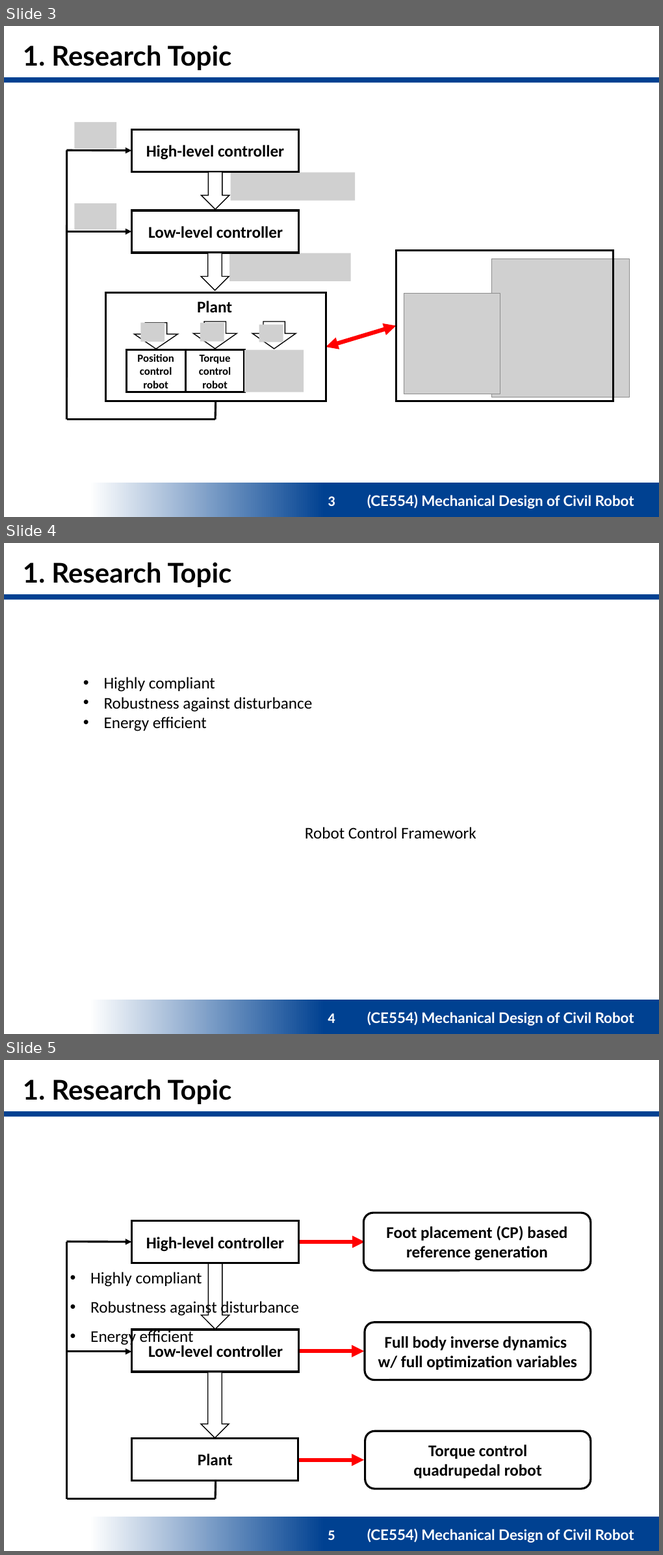
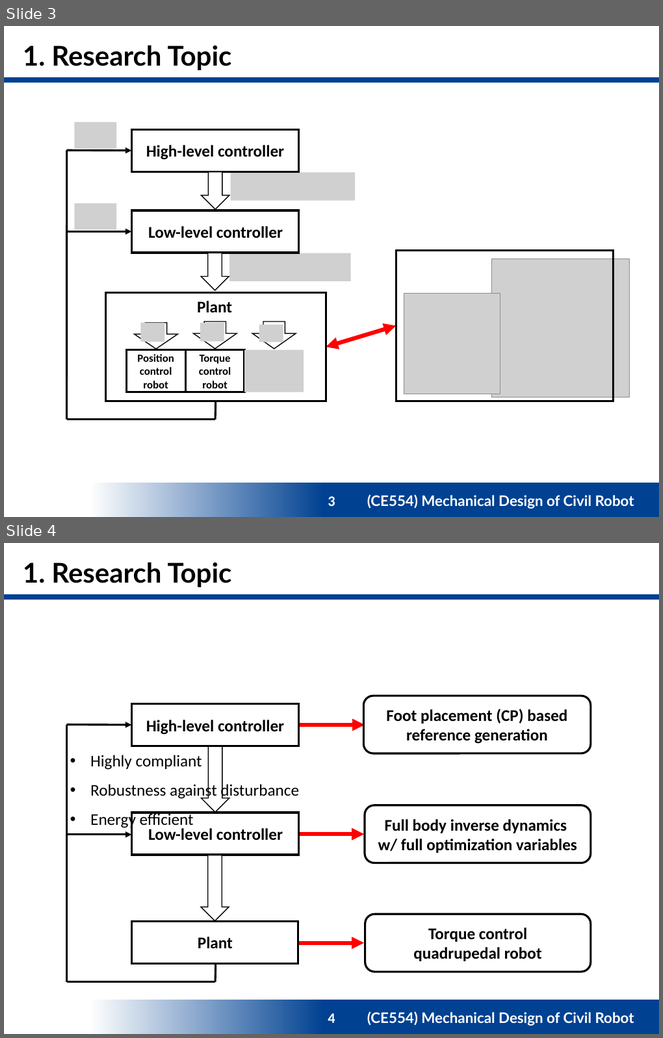
Before and after one commit to stevecomser/Hubo_CE554, a slide deck: Presentation/CE554_Research_Plan_홍승우_최종훈.pptx. Shown one above the other, each under a label of ours: slides 3, 4 and 5 before the commit, slides 3 and 4 after it. The pictures are 663x1555 and 663x1038 pixels, drawn with LibreOffice and Linux fonts; fonts in the diff are those of the drawing; grey boxes stand for pictures; background and template pictures are left out. Boxes give left, top, right and bottom in pixels: in the first picture for what was removed or moved away, otherwise in the second. Text is boxed around its words. In the diff, an @@ line names an element or a change of style, - is before the commit and + after.

```diff
--- a/Presentation/CE554_Research_Plan_홍승우_최종훈.pptx
+++ b/Presentation/CE554_Research_Plan_홍승우_최종훈.pptx
@@ slide 4 removed at (4, 543, 659, 1034), background #FFFFFF; not listed: 4 template elements that a slide beside it also shows @@
@@ title removed at (23, 562, 232, 587) @@
-1. Research Topic
@@ text removed at (104, 677, 313, 731) @@
-• Highly compliant
-• Robustness against disturbance
-• Energy efficient
@@ text removed at (305, 827, 477, 839) @@
-Robot Control Framework
@@ what was slide 5 is now slide 4 @@
@@ page number at (328, 1014, 335, 1023): text changed @@
-5
+4
```
Also in this commit, not shown: 1 other file.
